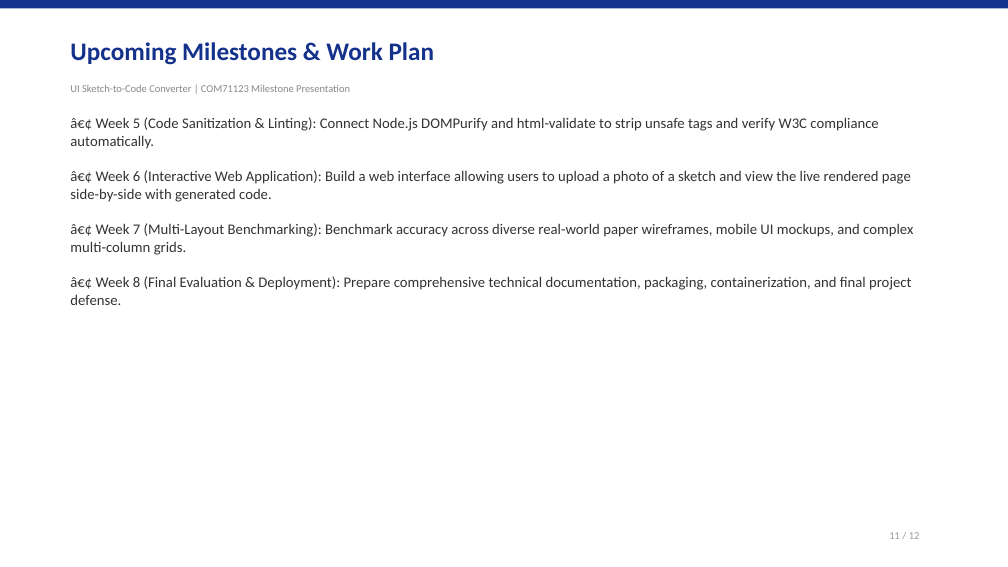
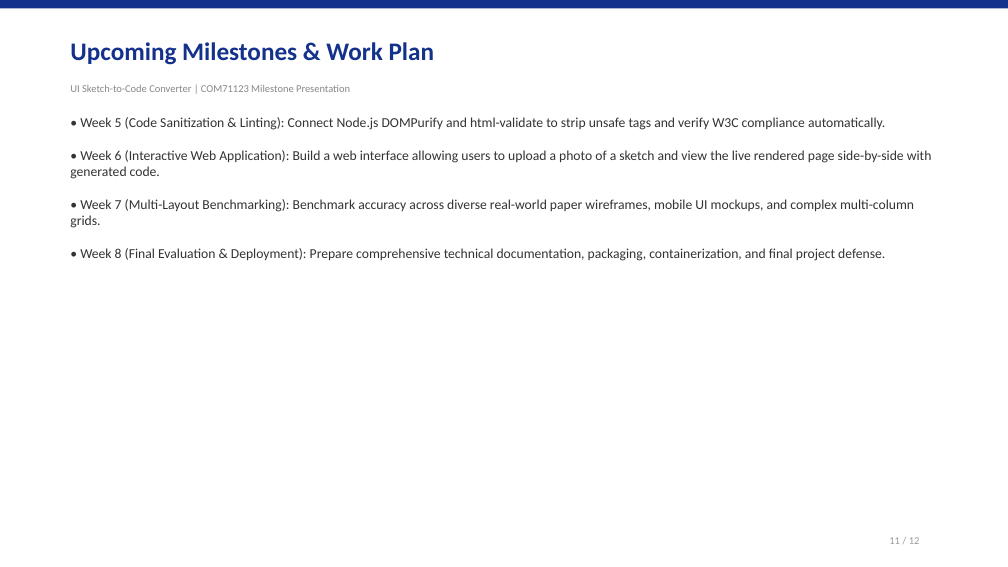
Before and after one commit to arun160420/ui-sketch-to-code, a slide deck: slide 11 of UI_Sketch_to_Code_Presentation.pptx. Drawn at 1008x567 pixels with LibreOffice and Linux fonts; fonts in the diff are those of the drawing. Boxes give left, top, right and bottom in pixels: in the first picture for what was removed or moved away, otherwise in the second. Text is boxed around its words. In the diff, an @@ line names an element or a change of style, - is before the commit and + after.

```diff
--- a/UI_Sketch_to_Code_Presentation.pptx
+++ b/UI_Sketch_to_Code_Presentation.pptx
@@ text at box(70, 117, 932, 261): text changed; size 14 to 13 pt @@
-â€¢ Week 5 (Code Sanitization & Linting): Connect Node.js DOMPurify and html-validate to strip unsafe tags and verify W3C compliance automatically.
-â€¢ Week 6 (Interactive Web Application): Build a web interface allowing users to upload a photo of a sketch and view the live rendered page side-by-side with generated code.
-â€¢ Week 7 (Multi-Layout Benchmarking): Benchmark accuracy across diverse real-world paper wireframes, mobile UI mockups, and complex multi-column grids.
-â€¢ Week 8 (Final Evaluation & Deployment): Prepare comprehensive technical documentation, packaging, containerization, and final project defense.
+• Week 5 (Code Sanitization & Linting): Connect Node.js DOMPurify and html-validate to strip unsafe tags and verify W3C compliance automatically.
+• Week 6 (Interactive Web Application): Build a web interface allowing users to upload a photo of a sketch and view the live rendered page side-by-side with generated code.
+• Week 7 (Multi-Layout Benchmarking): Benchmark accuracy across diverse real-world paper wireframes, mobile UI mockups, and complex multi-column grids.
+• Week 8 (Final Evaluation & Deployment): Prepare comprehensive technical documentation, packaging, containerization, and final project defense.
@@ text "11 / 12": place and size @@
-text "11 / 12" at box(889, 532, 920, 539)
+text "11 / 12" at box(889, 537, 920, 544)
```
Also in this commit, not shown: 10 other slides changed, 1 slide added, 1 slide removed, 1 other file.
